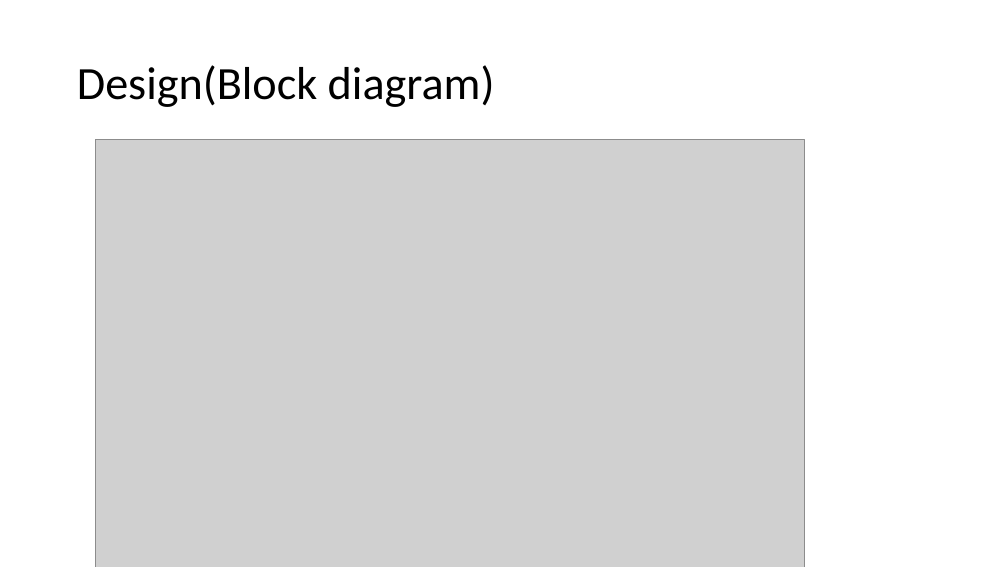
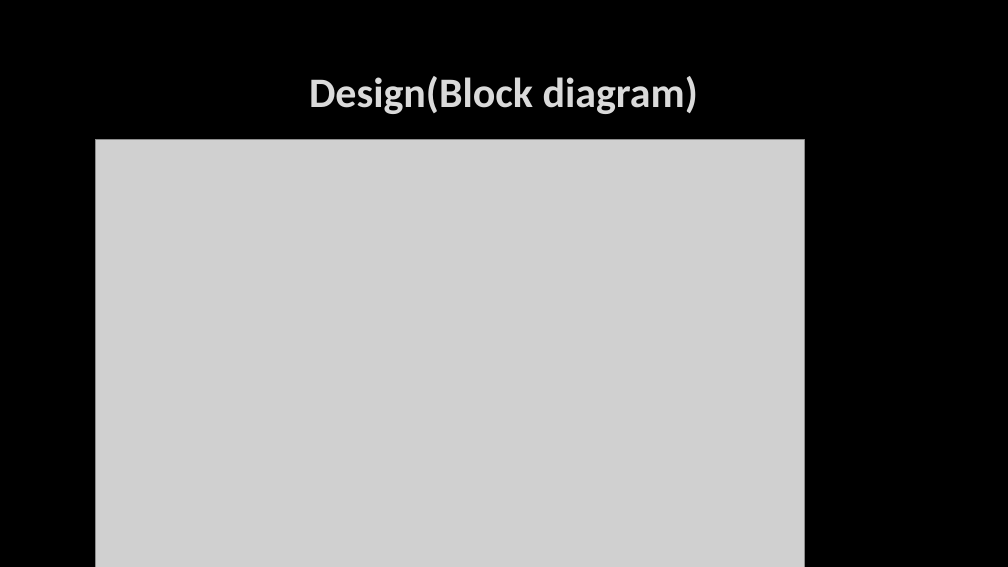
Before and after one commit to patrickmabziness360/Bridge_Health_Monitoring_System, a slide deck: slide 5 of Project Documents/IOT BRIDGE HEALTH MONITORING SYSTEM.pptx (slide 6 before the commit). Drawn at 1008x567 pixels with LibreOffice and Linux fonts; fonts in the diff are those of the drawing; grey boxes stand for pictures; background and template pictures are left out. Boxes give left, top, right and bottom in pixels: in the first picture for what was removed or moved away, otherwise in the second. Text is boxed around its words. In the diff, an @@ line names an element or a change of style, - is before the commit and + after.

```diff
--- a/Project Documents/IOT BRIDGE HEALTH MONITORING SYSTEM.pptx
+++ b/Project Documents/IOT BRIDGE HEALTH MONITORING SYSTEM.pptx
@@ background #FFFFFF to picture (left out) @@
@@ title "Design(Block diagram)" moved from (x1=77, y1=65, x2=495, y2=107) to (x1=309, y1=76, x2=698, y2=114) @@
@@ title "Design(Block diagram)" at (x1=309, y1=76, x2=698, y2=114): size 44 to 40 pt, text colour #000000 to #DADADA, letter outline none to #404040 0.75 pt, bold on; alignment left to centre; line spacing 0.9 to 1 @@
```
Also in this commit, not shown: 5 other slides changed, 1 slide added, 2 slides removed, 1 other file.
